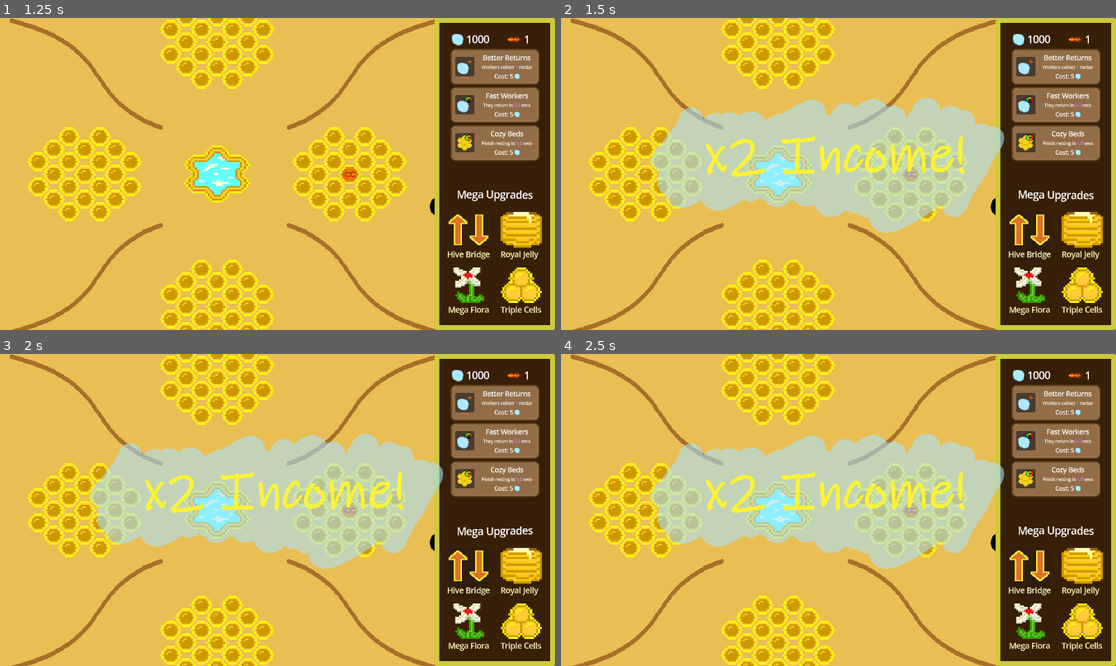
Above: before the commit, frames 1-4 (two rows, left to right).
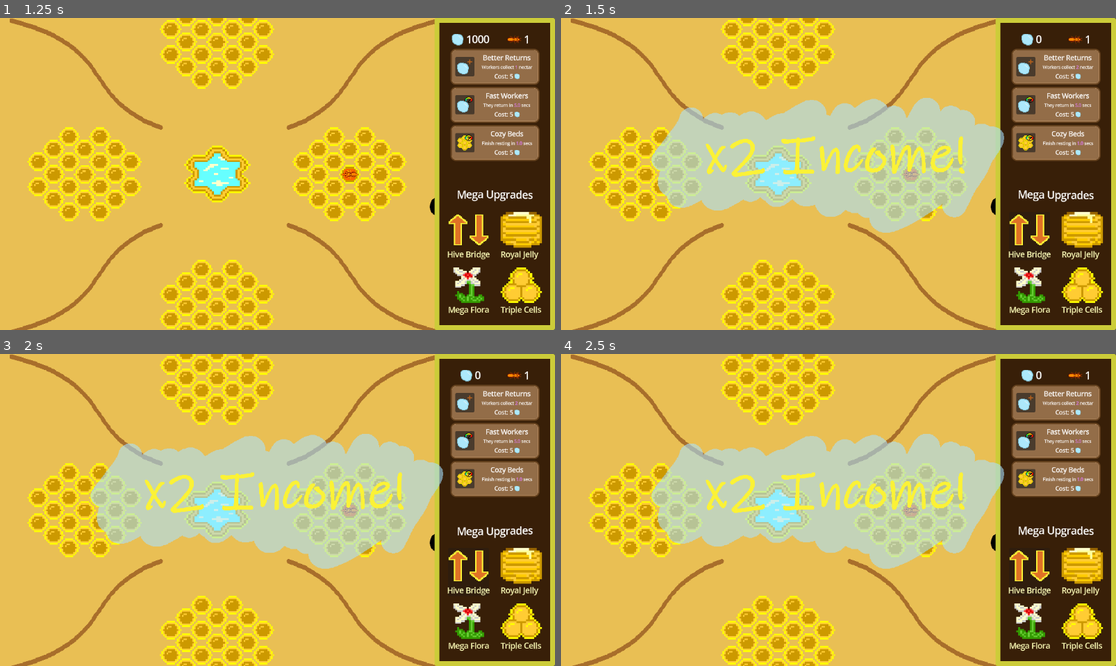
Above: after the commit, the same moments.

Repository: SBSoftwareDev/brainless
Game: Godot game, scene res://src/scenes/menu.tscn
The game is run twice, just before and just after one commit, with the same random seed, the same clock (stepped at 60 frames per second) and the same inputs.
Inputs (mouse positions are in pixels of both pictures, inside the frame that each line leads up to):
- Up to frame 1 (1.25 s): click "Play" at 0.5 s
- Up to frame 2 (1.5 s): click (1027, 236) at 1.25 s
- Up to frame 3 (2 s): no input
- Up to frame 4 (2.5 s): click (1027, 403) at 2 s

Frame 1 is identical in both runs. In frame 2, 0.2% of the frame differs, in the area x 81-94%, y 5-17%; in frame 3, 0.2%; in frame 4, 0.2%.

Commit message:
added proper functionality to first mega only

Diff:
--- a/src/scripts/control.gd
+++ b/src/scripts/control.gd
@@ -81,11 +81,14 @@
 
 
 func _on_hive_bridge_pressed() -> void:
-	var splash_scene = load("res://src/scenes/SplashFade.tscn").instantiate()
-	get_parent().add_child(splash_scene)
-	hive_button.disabled = true
-	hive_button.focus_mode = Control.FOCUS_NONE
-
+	var bought = economy.buyMegaUpgrade()
+	if bought:
+		rate_upgrade_label.text = str("Workers collect [color=#E47DFF]", int(player_stats.upgrade_collection_rate()), "[/color] nectar")
+		rate_cost_label.text = str("Cost: ", economy.getCollectionPrice(), " [img width=10%]res://assets/img/ui/nectar.png[/img]")
+		var splash_scene = load("res://src/scenes/SplashFade.tscn").instantiate()
+		get_parent().add_child(splash_scene)
+		hive_button.disabled = true
+		hive_button.focus_mode = Control.FOCUS_NONE
 
 
 func _on_royal_jelly_pressed() -> void:
--- a/src/scripts/economy.gd
+++ b/src/scripts/economy.gd
@@ -14,6 +14,9 @@
 
 var speed_upgrade_purchases :int = 0
 var speed_price :int = 5
+
+var mega_upgrade_price :int = 1000
+var mega_upgrade_purchases :int = 0
 
 @onready var level: Node2D = $"../../World/Level"
 
@@ -41,6 +44,9 @@
 
 func getCollectiblePrice() -> int:
 	return ceil(speed_price + (speed_upgrade_purchases * price_multiplier))
+
+func getMegaUpgradePrice() -> int:
+	return ceil(mega_upgrade_price + (mega_upgrade_purchases * price_multiplier))
 
 func buyCell() -> bool:
 	var price :int = getCellPrice()
@@ -78,3 +84,13 @@
 		return true
 	else:
 		return false
+
+
+func buyMegaUpgrade() -> bool:
+	var price :int = getMegaUpgradePrice()
+	if nectar >= price:
+		nectar -= price
+		mega_upgrade_purchases += 1
+		return true
+	else:
+		return false
